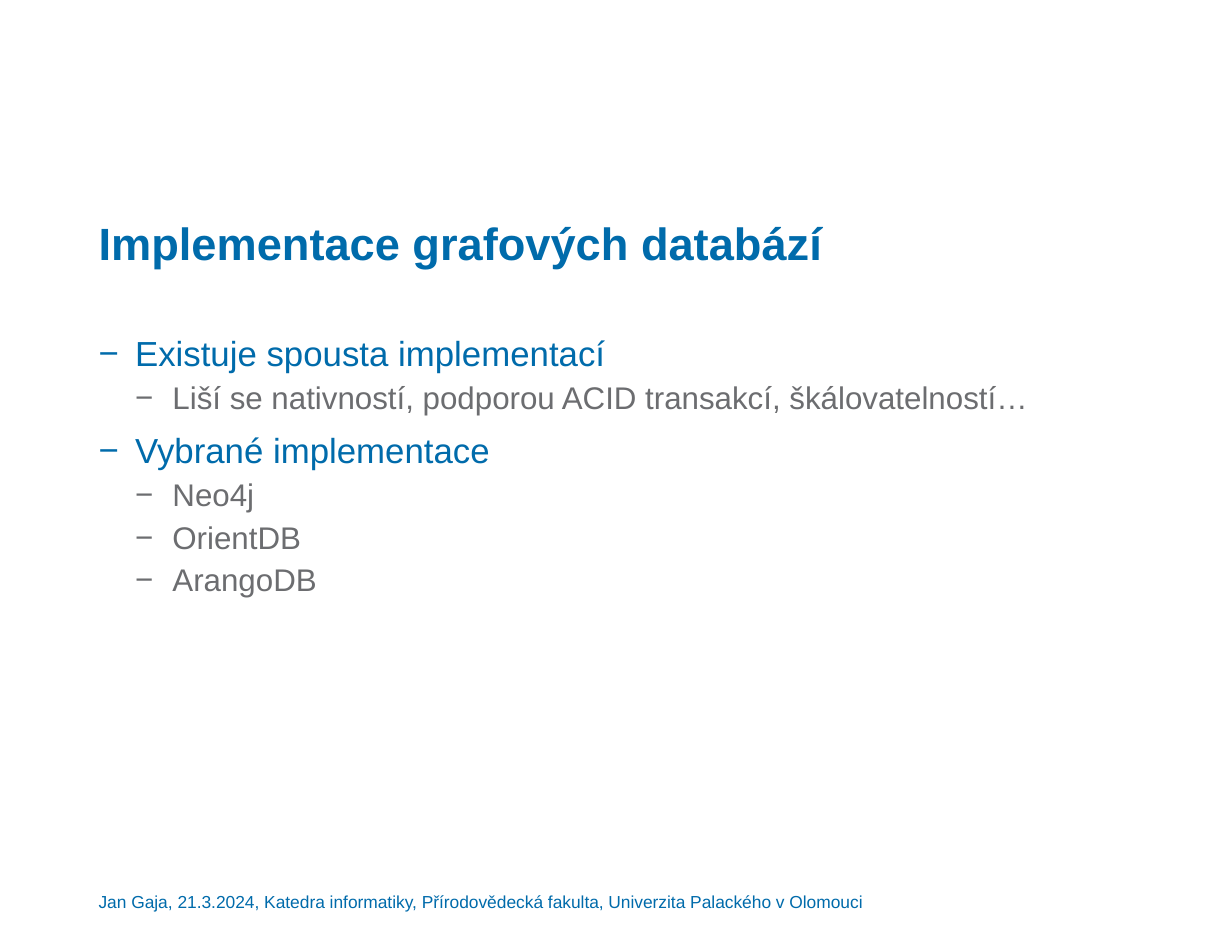
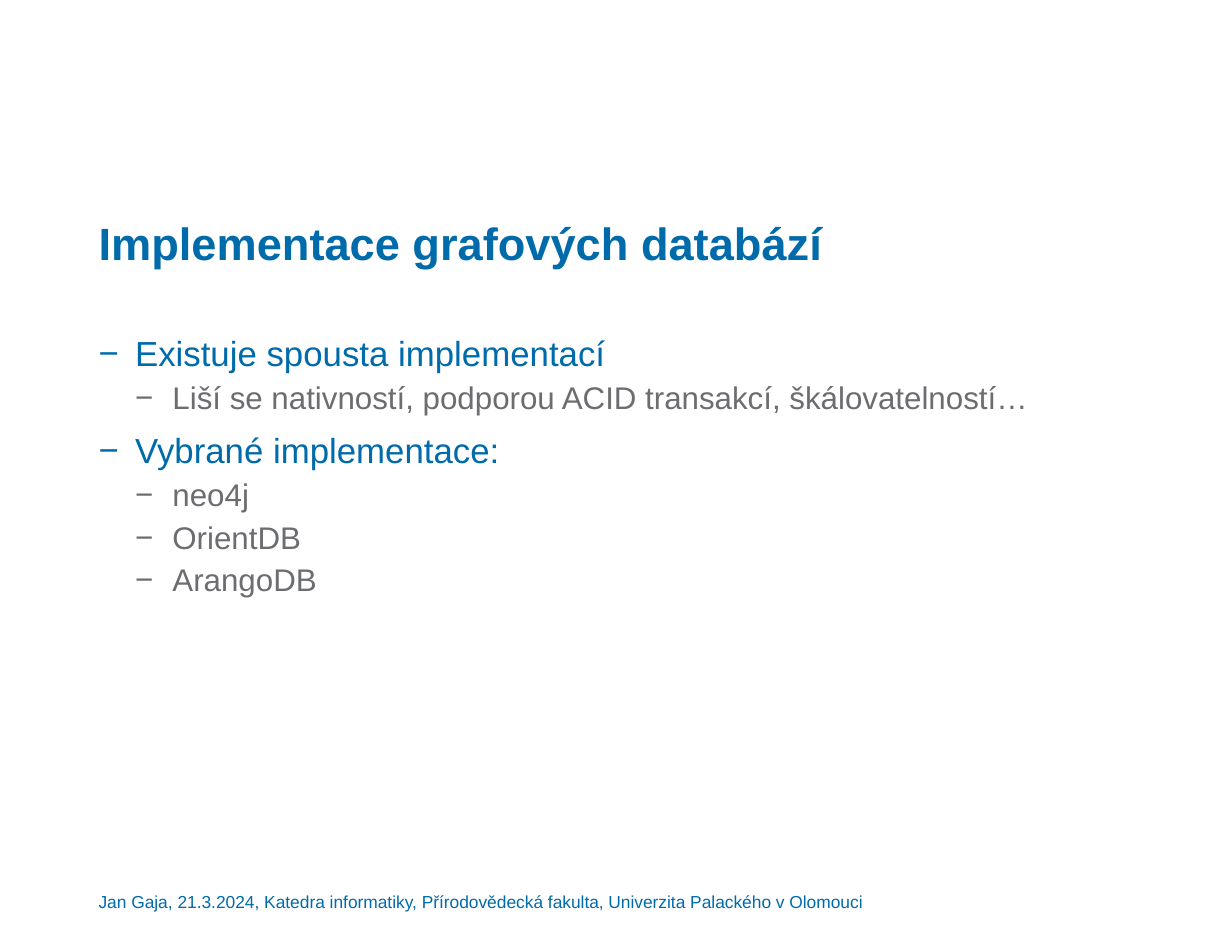
Before and after one commit to gajajan/graph_databases, a slide deck: slide 6 of Grafové databáze – přehled a srovnání.pptx (slide 5 before the commit). Drawn at 1232x936 pixels with LibreOffice and Linux fonts; fonts in the diff are those of the drawing; background and template pictures are left out. Boxes give left, top, right and bottom in pixels: in the first picture for what was removed or moved away, otherwise in the second. Text is boxed around its words. In the diff, an @@ line names an element or a change of style, - is before the commit and + after.

```diff
--- a/Grafové databáze – přehled a srovnání.pptx
+++ b/Grafové databáze – přehled a srovnání.pptx
@@ text at [135,437,499,513]: text changed @@
-− Vybrané implementace
-  − Neo4j
+− Vybrané implementace:
+  − neo4j
```
Also in this commit, not shown: 3 other slides changed, 1 slide added, 39 other files.
